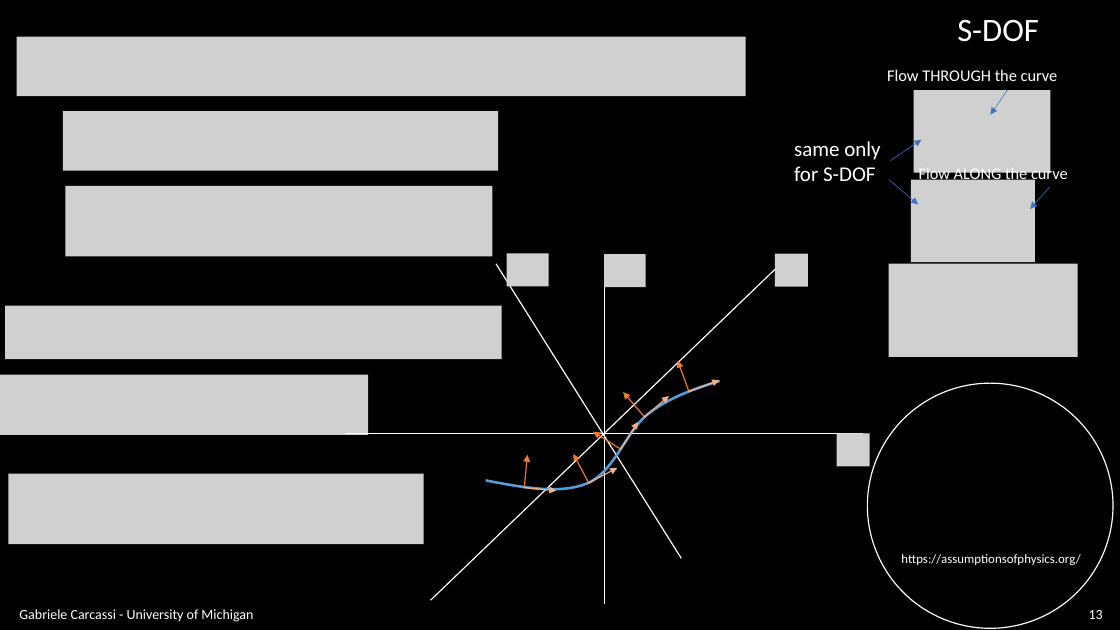
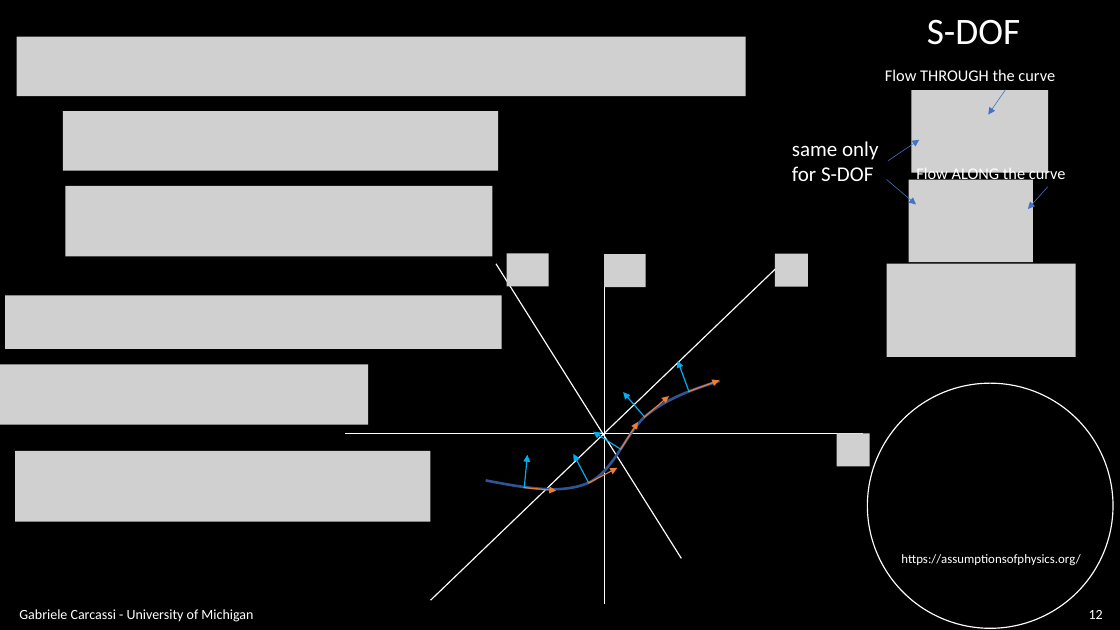
Before and after one commit to assumptionsofphysics/slides, a slide deck: slide 12 of BookCompanions-v2/RP-Class-4.pptx (slide 13 before the commit). Drawn at 1120x630 pixels with LibreOffice and Linux fonts; fonts in the diff are those of the drawing; grey boxes stand for pictures; background and template pictures are left out. Boxes give left, top, right and bottom in pixels: in the first picture for what was removed or moved away, otherwise in the second. Text is boxed around its words. In the diff, an @@ line names an element or a change of style, - is before the commit and + after.

```diff
--- a/BookCompanions-v2/RP-Class-4.pptx
+++ b/BookCompanions-v2/RP-Class-4.pptx
@@ text "S-DOF" moved from (x1=957, y1=19, x2=1039, y2=42) to (x1=927, y1=19, x2=1020, y2=45) @@
@@ text "S-DOF" at (x1=927, y1=19, x2=1020, y2=45): size 28 to 32 pt @@
@@ picture moved from (x1=5, y1=306, x2=502, y2=360) to (x1=5, y1=296, x2=502, y2=350) @@
@@ picture moved from (x1=0, y1=375, x2=368, y2=435) to (x1=0, y1=365, x2=368, y2=425) @@
@@ freeform shape at (x1=486, y1=381, x2=720, y2=489): outline #5B9BD5 2.25 pt to #2F5597 2.25 pt @@
@@ arrow (689, 392) - (678, 360): stroke #ED7D31 1 pt to #00B0F0 1 pt @@
@@ arrow (688, 392) - (719, 381): stroke #F4B183 1 pt to #ED7D31 1 pt @@
@@ arrow moved from (644, 418) - (669, 396) to (644, 418) - (623, 392) @@
@@ arrow (644, 418) - (623, 392): stroke #F4B183 1 pt to #00B0F0 1 pt @@
@@ arrow moved from (644, 418) - (623, 392) to (644, 418) - (669, 396) @@
@@ arrow moved from (588, 483) - (618, 468) to (621, 450) - (593, 432) @@
@@ arrow (621, 450) - (593, 432): stroke #F4B183 1 pt to #00B0F0 1 pt @@
@@ arrow moved from (589, 483) - (574, 454) to (621, 450) - (638, 422) @@
@@ picture moved from (x1=8, y1=474, x2=423, y2=544) to (x1=15, y1=451, x2=430, y2=522) @@
@@ arrow (524, 487) - (528, 455): stroke #ED7D31 1 pt to #00B0F0 1 pt @@
@@ arrow moved from (621, 450) - (638, 422) to (589, 483) - (574, 454) @@
@@ arrow (589, 483) - (574, 454): stroke #F4B183 1 pt to #00B0F0 1 pt @@
@@ arrow moved from (621, 450) - (593, 432) to (588, 483) - (618, 468) @@
@@ arrow (523, 487) - (556, 491): stroke #F4B183 1 pt to #ED7D31 1 pt @@
@@ page number at (x1=1089, y1=610, x2=1103, y2=619): text changed @@
-13
+12
```
Also in this commit, not shown: 20 other slides changed, 18 slides added, 21 slides removed, 1 other file.
